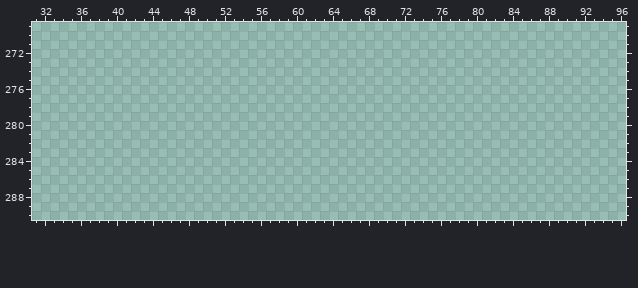
One commit to this pixel-art file: Assets/Artwork/Tileset.aseprite. The picture above is the old version.
500x500 pixels, 1 frame. Pixels under 10% opacity are left out. Colours within 5 levels of each other are drawn and written as one. Shown: x 31..96, y 269..290. The commit also changed other parts of the picture, which this record leaves out.
Now the later version:
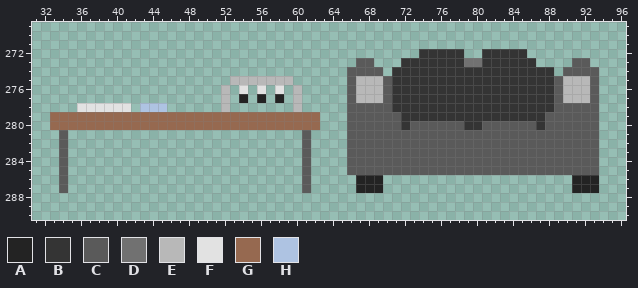
Palette (. is transparent): A #232323  B #343434  C #5a5a5a  D #717171  E #b8b8b8  F #e2e2e2  G #966950  H #aec3e2
The exact change:
Layer "Layer 1":
y 272: x 74..78 ..... -> BBBBB; x 81..85 ..... -> BBBBB
y 273: x 67..68 .. -> CC; x 72..86 ............... -> BBBBBBBDDBBBBBB; x 91..92 .. -> CC
y 274: x 66..69 .... -> CCCC; x 71..88 .................. -> BBBBBBBBBBBBBBBBBB; x 90..93 .... -> CCCC
y 275: x 53..59 ....... -> EEEEEEE; x 66..93 ............................ -> CEEECBBBBBBBBBBBBBBBBBBCEEEC
y 276: x 52 . -> E; x 54 . -> F; x 56 . -> F; x 58 . -> F; x 60 . -> E; x 66..93 ............................ -> CEEECBBBBBBBBBBBBBBBBBBCEEEC
y 277: x 52 . -> E; x 54 . -> A; x 56 . -> A; x 58 . -> A; x 60 . -> E; x 66..93 ............................ -> CEEECBBBBBBBBBBBBBBBBBBCEEEC
y 278: x 36..41 ...... -> FFFFFF; x 43..45 ... -> HHH; x 52 . -> E; x 60 . -> E; x 66..93 ............................ -> CCCCCBBBBBBBBBBBBBBBBBBCCCCC
y 279: x 33..62 .............................. -> GGGGGGGGGGGGGGGGGGGGGGGGGGGGGG; x 66..93 ............................ -> CCCCCCBBBBBBBBBBBBBBBBCCCCCC
y 280: x 33..62 .............................. -> GGGGGGGGGGGGGGGGGGGGGGGGGGGGGG; x 66..93 ............................ -> CCCCCCBCCCCCCBBCCCCCCBCCCCCC
y 281..285: x 34 . -> C; x 61 . -> C; x 66..93 ............................ -> CCCCCCCCCCCCCCCCCCCCCCCCCCCC
y 286..287: x 34 . -> C; x 61 . -> C; x 67..69 ... -> AAA; x 91..93 ... -> AAA
